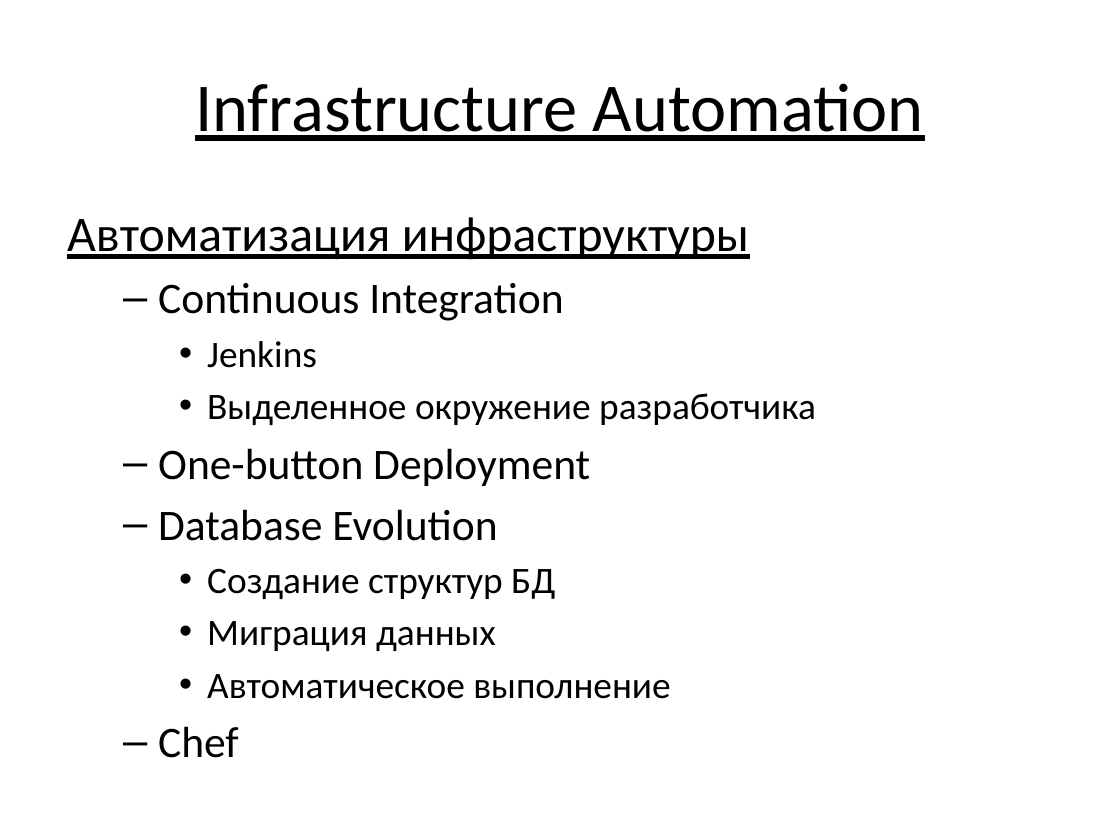
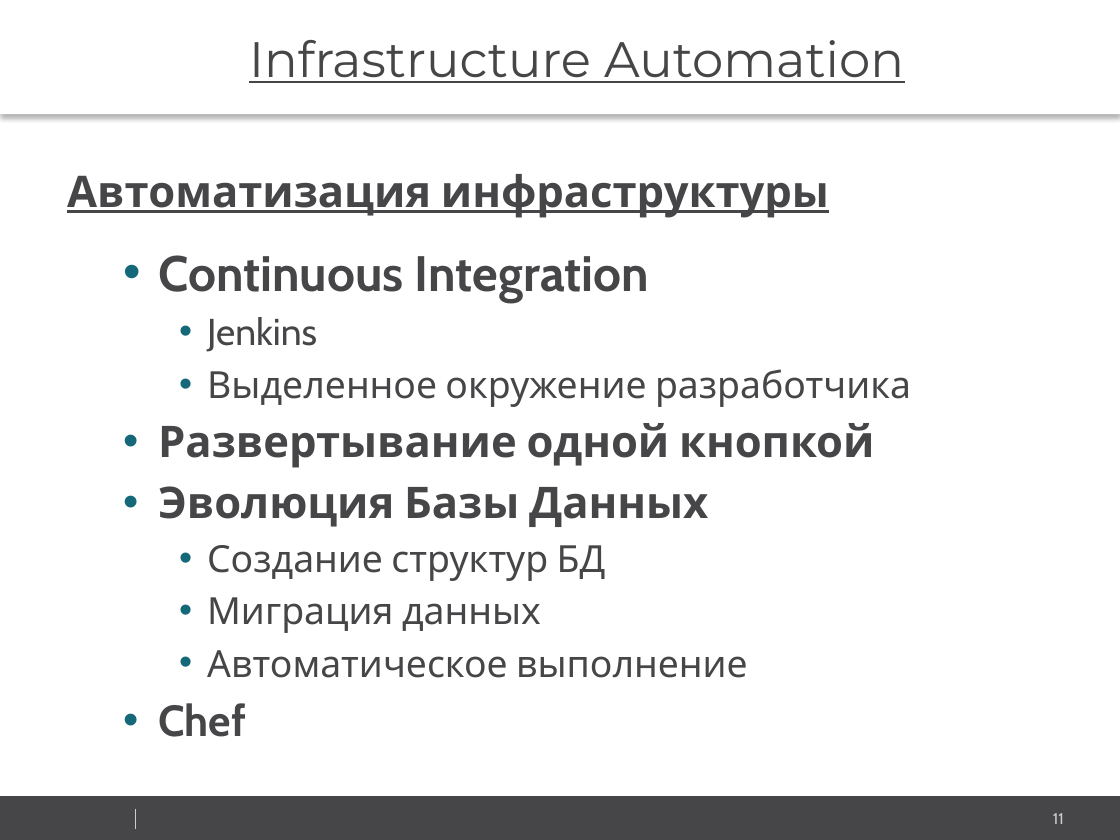
Before and after one commit to vitali-kviatkouski/personal, a slide deck: slide 11 of Microservices.pptx (slide 10 before the commit). Drawn at 1120x840 pixels with LibreOffice and Linux fonts; fonts in the diff are those of the drawing; background and template pictures are left out. Boxes give left, top, right and bottom in pixels: in the first picture for what was removed or moved away, otherwise in the second. Text is boxed around its words. In the diff, an @@ line names an element or a change of style, - is before the commit and + after.

```diff
--- a/Microservices.pptx
+++ b/Microservices.pptx
@@ text "Infrastructure Automation": place and size @@
-text "Infrastructure Automation" at <box>195,83,924,141</box>
+text "Infrastructure Automation" at <box>0,0,1120,114</box>
@@ text "Infrastructure Automation" at <box>0,0,1120,114</box>: size 44 to 32 pt, font Calibri to Montserrat, text colour #000000 to #464547; more space between paragraphs; fill none to #FFFFFF; shadow on @@
@@ text "Автоматизация инфраструктуры": place and size @@
-text "Автоматизация инфраструктуры" at <box>67,217,816,758</box>
+text "Автоматизация инфраструктуры" at <box>67,174,911,737</box>
@@ text at <box>67,174,911,737</box>: size 32 to 28 pt in "Автоматизация инфраструктуры"; font Calibri to Cabin, text colour #000000 to #464547 in "Автоматизация инфраструктуры", "Continuous Integration", "Jenkins", "Выделенное окружение разработчика" and 4 more places; bold on in "Автоматизация инфраструктуры", "Continuous Integration", "Chef"; size 28 to 32 pt in "Continuous Integration"; line spacing 1 to 1.2; more space between paragraphs; bullet – to • @@
@@ text at <box>158,423,874,527</box>: text changed; font Calibri to Cabin; text colour #000000 to #464547; bold on @@
-  – One-button Deployment
-  – Database Evolution
+  • Развертывание одной кнопкой
+  • Эволюция Базы Данных
@@ rectangle added at <box>0,796,1120,840</box>, fill #464547 @@
@@ line added from (136, 809) to (136, 829), #CCCCCC 0.25 pt @@
@@ page number added at <box>1053,813,1064,824</box>, 10 pt, text #CCCCCC @@
+11
```
Also in this commit, not shown: 21 other slides changed, 20 slides added, 3 slides removed, 3 other files.
